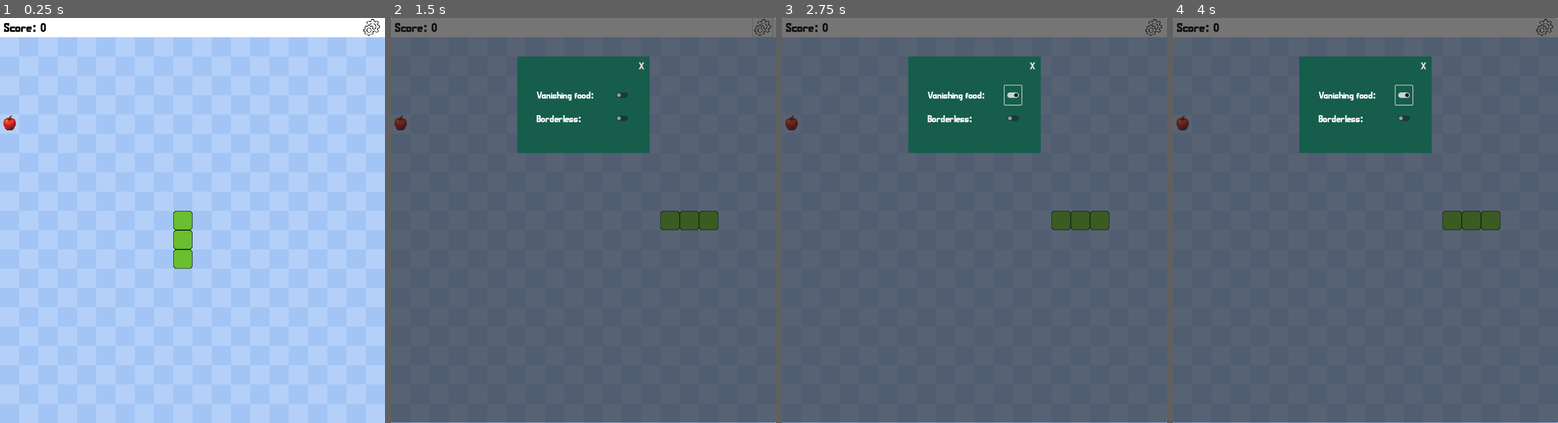
Above: before the commit, frames 1-4 (left to right).
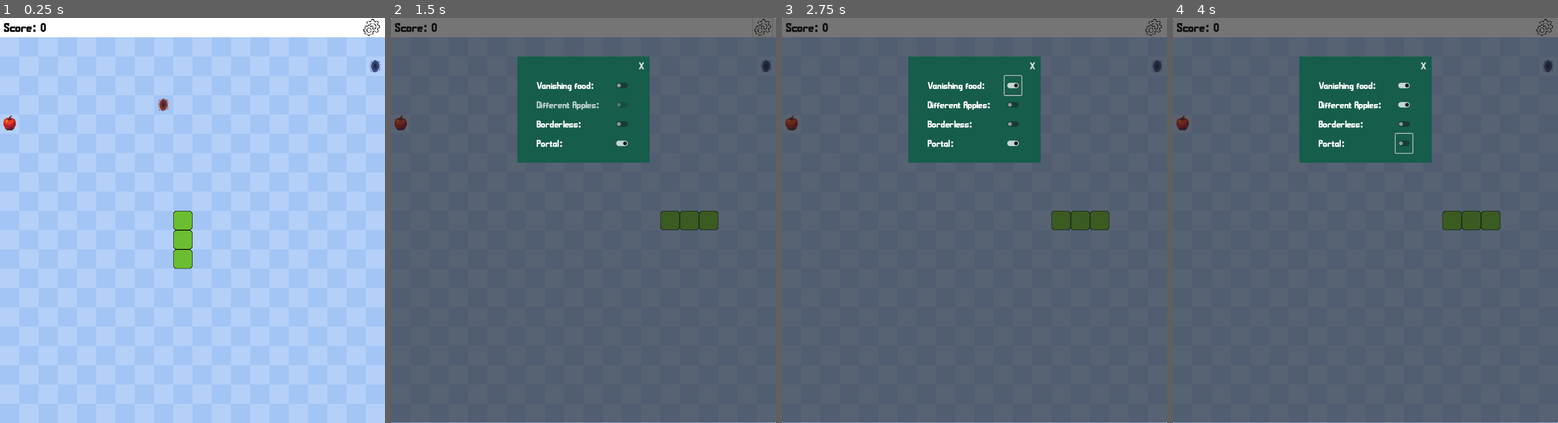
Above: after the commit, the same moments.

Repository: NathanGavenski/Snake
Game: Godot game, scene res://scenes/main.tscn
The game is run twice, just before and just after one commit, with the same random seed, the same clock (stepped at 60 frames per second) and the same inputs.
Inputs (mouse positions are in pixels of both pictures, inside the frame that each line leads up to; where the layout moved, square brackets give the same spot in the first picture):
- Up to frame 1 (0.25 s): no input
- Up to frame 2 (1.5 s): tap Enter at 0.5 s; hold D (move_right) 0.53-1.25 s; click (764, 26) at 1.25 s
- Up to frame 3 (2.75 s): click (1013, 86) [1013, 94] at 2 s
- Up to frame 4 (4 s): click (1404, 103) at 2.77 s; click (1404, 143) at 3.52 s

The runs differ from the first frame. In frame 1, 0.1% of the frame differs, in the area x 40-99%, y 10-23%; in frame 2, 1.8%; in frame 3, 1.9%; in frame 4, 2.0%, in the area x 32-99%, y 10-36%.

Commit message:
Add portal

Diff:
--- a/project.godot
+++ b/project.godot
@@ -41,7 +41,7 @@
 ]
 }
 move_right={
-"deadzone": 0.0,
+"deadzone": 0.2,
 "events": [Object(InputEventKey,"resource_local_to_scene":false,"resource_name":"","device":-1,"window_id":0,"alt_press …(192 unchanged characters)…
 ]
 }
--- a/scenes/main.tscn
+++ b/scenes/main.tscn
@@ -1,10 +1,11 @@
-[gd_scene load_steps=8 format=3 uid="uid://2i7svhfvkx0q"]
+[gd_scene load_steps=9 format=3 uid="uid://2i7svhfvkx0q"]
 
 [ext_resource type="Script" uid="uid://cr2xeqiyary4m" path="res://scripts/main.gd" id="1_0wfyh"]
 [ext_resource type="Texture2D" uid="uid://cj0xvfngqduxs" path="res://assets/bg.png" id="2_sugp2"]
 [ext_resource type="PackedScene" uid="uid://df7qwhlqokkrs" path="res://scenes/apple.tscn" id="3_o6xl0"]
 [ext_resource type="PackedScene" uid="uid://ckl2tdj8mut0o" path="res://scenes/hud.tscn" id="3_sugp2"]
 [ext_resource type="PackedScene" uid="uid://bxpfc5kpv55xj" path="res://scenes/snake.tscn" id="4_o6xl0"]
+[ext_resource type="PackedScene" uid="uid://umx34tllajft" path="res://scenes/portal.tscn" id="4_tipki"]
 [ext_resource type="PackedScene" uid="uid://blx1ighgeifbe" path="res://scenes/menu_layer.tscn" id="6_o6xl0"]
 [ext_resource type="PackedScene" uid="uid://ygog6uf2qls2" path="res://scenes/game_over_menu.tscn" id="6_tefeu"]
 
@@ -12,6 +13,7 @@
 script = ExtResource("1_0wfyh")
 apple_scene = ExtResource("3_o6xl0")
 snake_scene = ExtResource("4_o6xl0")
+portal_scene = ExtResource("4_tipki")
 
 [node name="MoveTimer" type="Timer" parent="."]
 wait_time = 0.1
--- a/scenes/menu_layer.tscn
+++ b/scenes/menu_layer.tscn
@@ -20,7 +20,7 @@
 offset_left = -172.0
 offset_top = 100.0
 offset_right = 172.0
-offset_bottom = 350.0
+offset_bottom = 375.0
 grow_horizontal = 2
 theme_override_styles/panel = SubResource("StyleBoxFlat_hja3t")
 
@@ -43,9 +43,9 @@
 texture_filter = 1
 layout_mode = 0
 offset_left = 50.0
-offset_top = 75.0
+offset_top = 50.0
 offset_right = 197.0
-offset_bottom = 125.0
+offset_bottom = 100.0
 theme_override_fonts/font = ExtResource("1_754oo")
 theme_override_font_sizes/font_size = 25
 text = "Vanishing food:"
@@ -58,9 +58,34 @@
 anchor_left = 1.0
 anchor_right = 1.0
 offset_left = -94.0
-offset_top = 75.0
+offset_top = 50.0
 offset_right = -50.0
-offset_bottom = 125.0
+offset_bottom = 100.0
+grow_horizontal = 0
+flat = true
+
+[node name="ApplesLabel" type="Label" parent="Panel"]
+texture_filter = 1
+layout_mode = 0
+offset_left = 50.0
+offset_top = 100.0
+offset_right = 211.0
+offset_bottom = 150.0
+theme_override_fonts/font = ExtResource("1_754oo")
+theme_override_font_sizes/font_size = 25
+text = "Different Apples:"
+vertical_alignment = 1
+
+[node name="ApplesButton" type="CheckButton" parent="Panel"]
+texture_filter = 1
+layout_mode = 1
+anchors_preset = 1
+anchor_left = 1.0
+anchor_right = 1.0
+offset_left = -94.0
+offset_top = 100.0
+offset_right = -50.0
+offset_bottom = 150.0
 grow_horizontal = 0
 flat = true
 
@@ -68,9 +93,9 @@
 texture_filter = 1
 layout_mode = 0
 offset_left = 50.0
-offset_top = 136.0
+offset_top = 150.0
 offset_right = 197.0
-offset_bottom = 186.0
+offset_bottom = 200.0
 theme_override_fonts/font = ExtResource("1_754oo")
 theme_override_font_sizes/font_size = 25
 text = "Borderless:"
@@ -83,12 +108,39 @@
 anchor_left = 1.0
 anchor_right = 1.0
 offset_left = -94.0
-offset_top = 135.0
+offset_top = 150.0
 offset_right = -50.0
-offset_bottom = 185.0
+offset_bottom = 200.0
+grow_horizontal = 0
+flat = true
+
+[node name="PortalLabel" type="Label" parent="Panel"]
+texture_filter = 1
+layout_mode = 0
+offset_left = 50.0
+offset_top = 200.0
+offset_right = 197.0
+offset_bottom = 250.0
+theme_override_fonts/font = ExtResource("1_754oo")
+theme_override_font_sizes/font_size = 25
+text = "Portal:"
+vertical_alignment = 1
+
+[node name="PortalButton" type="CheckButton" parent="Panel"]
+texture_filter = 1
+layout_mode = 1
+anchors_preset = 1
+anchor_left = 1.0
+anchor_right = 1.0
+offset_left = -94.0
+offset_top = 200.0
+offset_right = -50.0
+offset_bottom = 250.0
 grow_horizontal = 0
 flat = true
 
 [connection signal="pressed" from="Panel/ExitButton" to="." method="_on_exit_button_pressed"]
 [connection signal="toggled" from="Panel/FoodButton" to="." method="_on_check_button_toggled"]
+[connection signal="toggled" from="Panel/ApplesButton" to="." method="_on_apples_button_toggled"]
 [connection signal="toggled" from="Panel/BorderButton" to="." method="_on_border_button_toggled"]
+[connection signal="toggled" from="Panel/PortalButton" to="." method="_on_portal_button_toggled"]
--- /dev/null
+++ b/scenes/portal.tscn
@@ -0,0 +1,17 @@
+[gd_scene load_steps=4 format=3 uid="uid://umx34tllajft"]
+
+[ext_resource type="Script" uid="uid://c66soy4vi7mdn" path="res://scripts/portal.gd" id="1_1ffj6"]
+[ext_resource type="Texture2D" uid="uid://b0vpluyh4kvvy" path="res://assets/portal/in_portal.png" id="2_jr6l0"]
+
+[sub_resource type="CircleShape2D" id="CircleShape2D_d4jfq"]
+radius = 18.0278
+
+[node name="Portal" type="Area2D" groups=["portal"]]
+script = ExtResource("1_1ffj6")
+
+[node name="Sprite2D" type="Sprite2D" parent="."]
+texture_filter = 1
+texture = ExtResource("2_jr6l0")
+
+[node name="CollisionShape2D" type="CollisionShape2D" parent="."]
+shape = SubResource("CircleShape2D_d4jfq")
--- a/scripts/main.gd
+++ b/scripts/main.gd
@@ -2,6 +2,7 @@
 
 @export var apple_scene: PackedScene
 @export var snake_scene: PackedScene
+@export var portal_scene: PackedScene
 
 var score: int
 var game_started: bool = false
@@ -24,13 +25,19 @@
 var snake: Node2D
 var start_pos = Vector2(9, 9)
 
+var portals: Array = []
+
 func _ready() -> void:
 	self.new_game()
 
 func new_game() -> void:
 	if get_tree().paused:
 		get_tree().paused = false
+
 		get_tree().call_group("snake", "queue_free")
+
+		self.portals.clear()
+		get_tree().call_group("portal", "queue_free")
 	$GameOverMenu.hide()
 	$MenuLayer.hide()
 
@@ -40,10 +47,21 @@
 	self.spawn_snake()
 	self.spawn_food()
 
+	if $MenuLayer.portal:
+		self.spawn_portal()
+
+# GAME CODE
 func update_score(new_score: int) -> void:
 	self.score = new_score
 	$Hud.get_node("ScoreLabel").text = "Score: " + str(new_score)
 
+func end_game() -> void:
+	$GameOverMenu.show()
+	$MoveTimer.stop()
+	self.game_started = false
+	get_tree().paused = true
+
+# SNAKE CODE
 func spawn_snake() -> void:
 	self.snake = self.snake_scene.instantiate()
 	self.snake.generate_snake(self.start_pos, self.cell_size, self.cells)
@@ -91,19 +109,76 @@
 		return _down or _up or _left or _right
 	return false
 
-func end_game() -> void:
-	$GameOverMenu.show()
-	$MoveTimer.stop()
-	self.game_started = false
-	get_tree().paused = true
-
+# PORTAL CODE
+func spawn_portal() -> void:
+	if not self.portals:
+		var in_portal: Area2D = self.portal_scene.instantiate()
+		var out_portal: Area2D = self.portal_scene.instantiate()
+		self.portals.append_array([in_portal, out_portal])
+
+		in_portal.set_in_portal()
+		out_portal.set_out_portal()
+
+		var sprite: Sprite2D = in_portal.get_node("Sprite2D")
+		var true_size = sprite.texture.get_size() * sprite.scale
+		var center = true_size / 2
+		var offset = floor((Vector2(self.cell_size, self.cell_size) - true_size) / 2)
+		in_portal.offset = offset + center
+		out_portal.offset = offset + center
+
+		in_portal.body_entered.connect(self.teleport_in)
+		out_portal.body_entered.connect(self.teleport_out)
+		add_child(in_portal)
+		add_child(out_portal)
+		self.move_portals()
+
+func teleport_in(body: Node2D) -> void:
+	if body.is_in_group("snake") and body.head:
+		self.teleport(body, self.portals[1])
+
+func teleport_out(body: Node2D) -> void:
+	if body.is_in_group("snake") and body.head:
+		self.teleport(body, self.portals[0])
+
+func teleport(body: Node2D, destination: Area2D) -> void:
+	print(body.grid_position)
+	print(destination.grid_position)
+	body.grid_position = destination.grid_position
+
+func move_portals() -> void:
+	for portal in self.portals:
+		var portal_set = false
+		while not portal_set:
+			portal.modulate.a = 0
+			var _pos = Vector2(randi_range(0, self.cells - 1), randi_range(0, self.cells - 1))
+
+			for segments in self.snake.segments:
+				if _pos == segments.grid_position:
+					continue
+
+			for _portal in self.portals:
+				if _pos == _portal.grid_position:
+					continue
+
+			if self.food:
+				if _pos == self.food.grid_position:
+					continue
+
+			portal.position = (_pos * self.cell_size) + Vector2(0, self.cell_size)
+			portal.position += portal.offset
+			portal.grid_position = _pos
+			portal_set = true
+			portal.time_alive = 0
+			portal.modulate.a = 1
+
+# FOOD CODE
 func spawn_food() -> void:
 	if not self.food:
 		# Create scene
 		self.food = self.apple_scene.instantiate()
 
 		# Compute offset
-		var sprite = self.food.get_node("Sprite2D")
+		var sprite: Sprite2D = self.food.get_node("Sprite2D")
 		var true_size = sprite.texture.get_size() * sprite.scale
 		var center = true_size / 2
 		var offset = floor((Vector2(self.cell_size, self.cell_size) - true_size) / 2)
@@ -166,6 +241,7 @@
 	self.food.modulate.a = alpha
 	self.food_time += 1
 
+# SIGNALS
 func _on_update_score(new_score: int) -> void:
 	self.update_score(new_score)
 	self.move_food()
@@ -193,11 +269,12 @@
 func _on_menu_layer_menu_exit() -> void:
 	$MenuLayer.hide()
 	self.game_started = false
-	new_game()
+	self.new_game()
 
 func _process(_delta: float) -> void:
 	self.move_snake()
 
+# UTILS CODE
 func sigmoid(x: float, steepness: int = 10) -> float:
 	var x_norm = (x - 0) / (self.food_timeout - 0)
 	var sig = 1 / (1 + exp(-steepness * (x_norm - 0.5)))
--- a/scripts/menu_layer.gd
+++ b/scripts/menu_layer.gd
@@ -3,14 +3,42 @@
 signal menu_exit
 
 var food_status: bool = false
+var different_apples: bool = false
 var borderless: bool = false
-var different_apples: bool = true
+var portal: bool = true
+
+var off_alpha: float = 0.7
+var on_alpha: float = 1.
+
+func _ready() -> void:
+	$Panel/ApplesButton.set("disabled", not self.food_status)
+	$Panel/ApplesLabel.modulate.a = self.off_alpha
+
+	if self.food_status:
+		$Panel/FoodButton.set("button_pressed", true)
+	if self.different_apples:
+		$Panel/ApplesButton.set("button_pressed", true)
+	if self.borderless:
+		$Panel/BorderButton.set("button_pressed", true)
+	if self.portal:
+		$Panel/PortalButton.set("button_pressed", true)
 
 func _on_check_button_toggled(toggled_on: bool) -> void:
 	self.food_status = toggled_on
+	$Panel/ApplesButton.set("disabled", not self.food_status)
+	$Panel/ApplesLabel.modulate.a = self.on_alpha if toggled_on else self.off_alpha
+	if toggled_on:
+		$Panel/ApplesLabel.modulate.a = self.on_alpha
 
 func _on_border_button_toggled(toggled_on: bool) -> void:
 	self.borderless = toggled_on
+
+func _on_apples_button_toggled(toggled_on: bool) -> void:
+	if self.food_status:
+		self.different_apples = toggled_on
+
+func _on_portal_button_toggled(toggled_on: bool) -> void:
+	self.portal = toggled_on
 
 func _on_exit_button_pressed() -> void:
 	self.menu_exit.emit()
--- /dev/null
+++ b/scripts/portal.gd
@@ -0,0 +1,19 @@
+extends Node2D
+
+var in_potal_sprite = preload("res://assets/portal/in_portal.png")
+var out_portal_sprite = preload("res://assets/portal/out_portal.png")
+
+var grid_position: Vector2
+var offset: Vector2
+
+var in_portal: bool
+var portal_timer: int = 30
+var time_alive: int = 0
+
+func set_in_portal() -> void:
+	self.in_portal = true
+	$Sprite2D.texture = self.in_potal_sprite
+
+func set_out_portal() -> void:
+	self.in_portal = false
+	$Sprite2D.texture = self.out_portal_sprite
Binary file added: assets/portal/in_portal.ase
Binary file added: assets/portal/in_portal.png
Not shown, added: assets/portal/in_portal.png.import
Binary file added: assets/portal/out_portal.ase
Binary file added: assets/portal/out_portal.png
Not shown, added: assets/portal/out_portal.png.import
Binary file added: assets/portal/portal5_spritesheet.png
Not shown, added: assets/portal/portal5_spritesheet.png.import
Not shown, added: scripts/portal.gd.uid
